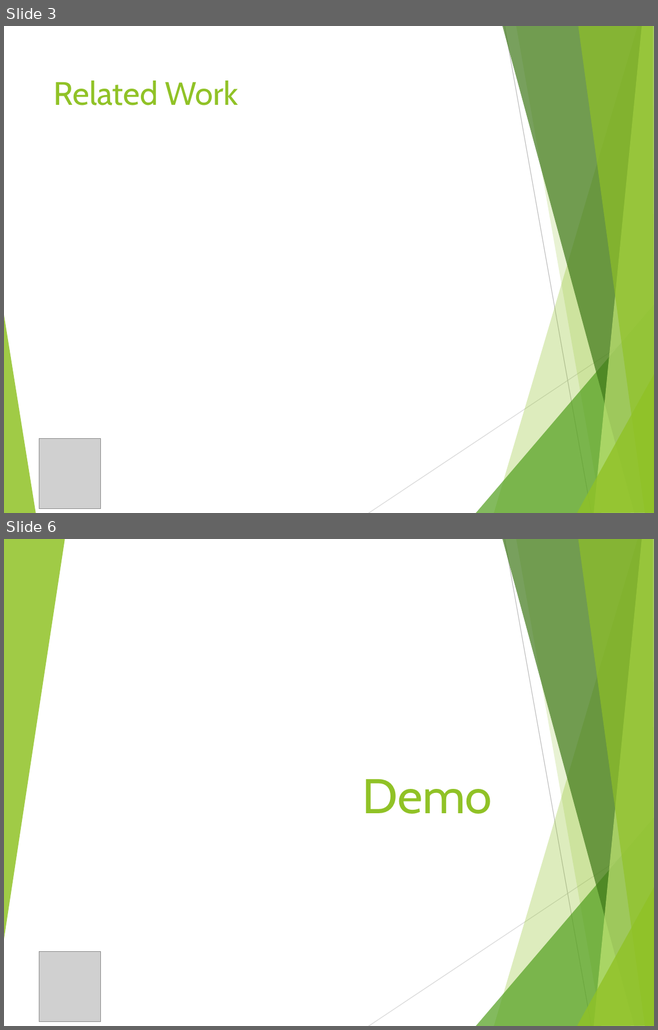
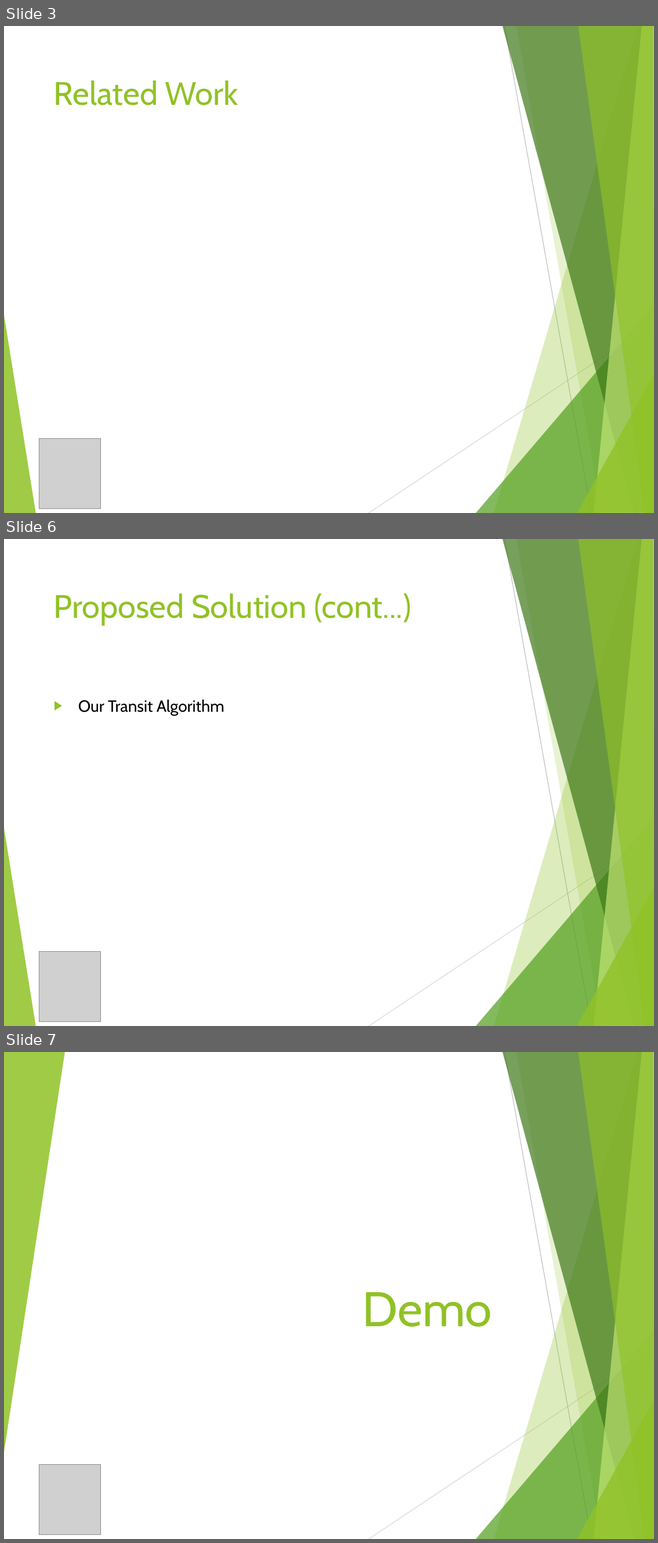
Before and after one commit to anooptoffy/MultiModalRoutePlanning, a slide deck: slides/GIS ppt.pptx. Shown one above the other, each under a label of ours: slides 3 and 6 before the commit, slides 3, 6 and 7 after it; the slides between them are not shown. The pictures are 658x1030 and 658x1543 pixels, drawn with LibreOffice and Linux fonts; fonts in the diff are those of the drawing; grey boxes stand for pictures. Boxes give left, top, right and bottom in pixels: in the first picture for what was removed or moved away, otherwise in the second. Text is boxed around its words. In the diff, an @@ line names an element or a change of style, - is before the commit and + after.

```diff
--- a/slides/GIS ppt.pptx
+++ b/slides/GIS ppt.pptx
@@ slide 6 added at [4,539,654,1026], background #FFFFFF; not listed: 10 template elements that a slide beside it also shows @@
@@ title added at [54,594,411,625], 36 pt, text #90C226 @@
+Proposed Solution (cont...)
@@ text added at [78,700,224,715], 18 pt, text #000000 @@
+▶ Our Transit Algorithm
@@ picture added at [39,952,100,1022] @@
@@ what was slide 6 is now slide 7 @@
```
Also in this commit, not shown: 7 slides changed, 1 other slide added, 10 other files.
